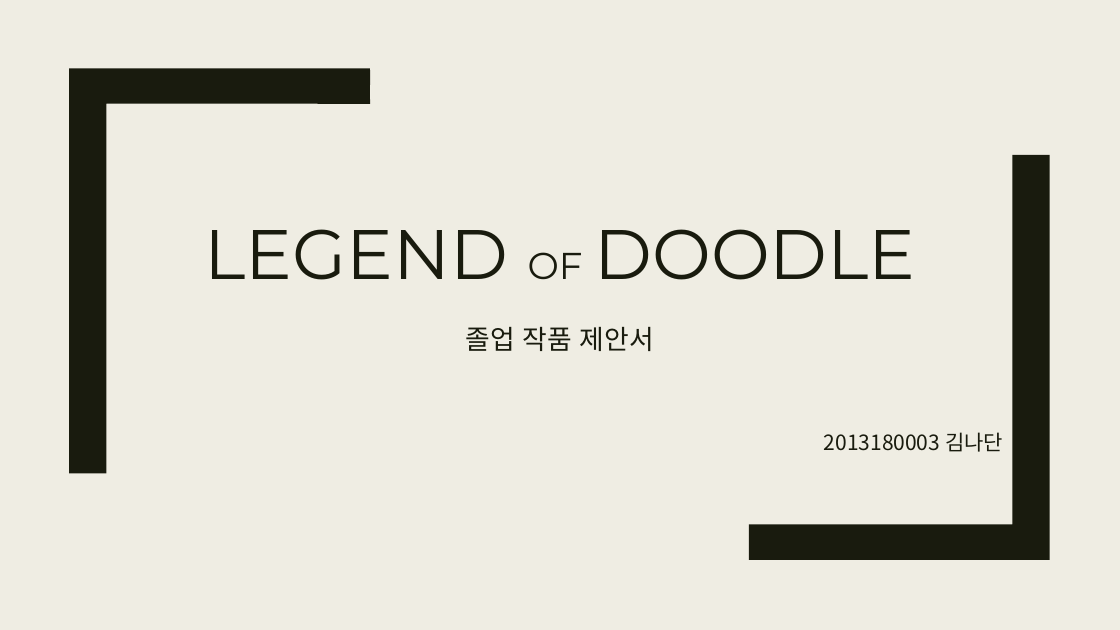
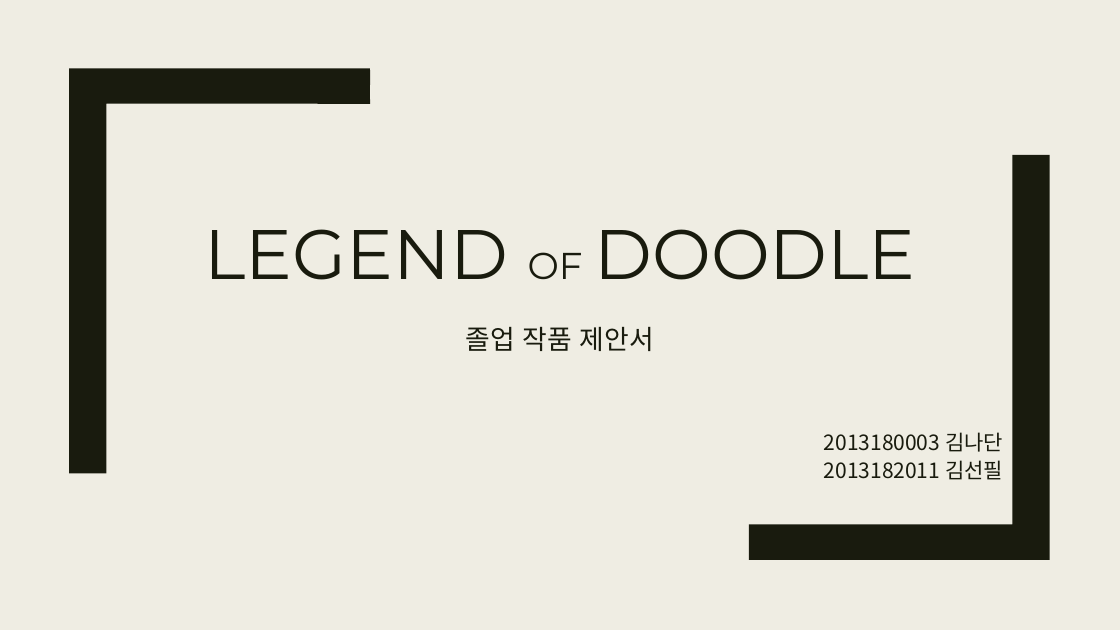
Before and after one commit to Kim2Kang/Documents, a slide deck: slide 1 of 제안서/발표용 제안서/Legend Of Doodle_김나단_김선필_강태규.pptx. Drawn at 1120x630 pixels with LibreOffice and Linux fonts; fonts in the diff are those of the drawing. Boxes give left, top, right and bottom in pixels: in the first picture for what was removed or moved away, otherwise in the second. Text is boxed around its words. In the diff, an @@ line names an element or a change of style, - is before the commit and + after.

```diff
--- a/제안서/발표용 제안서/Legend Of Doodle_김나단_김선필_강태규.pptx
+++ b/제안서/발표용 제안서/Legend Of Doodle_김나단_김선필_강태규.pptx
@@ text at [824,460,1003,480]: paragraph added @@
+2013182011 김선필
```
Also in this commit, not shown: 1 other slide changed, 3 slides added, 1 slide removed, 1 other file.
